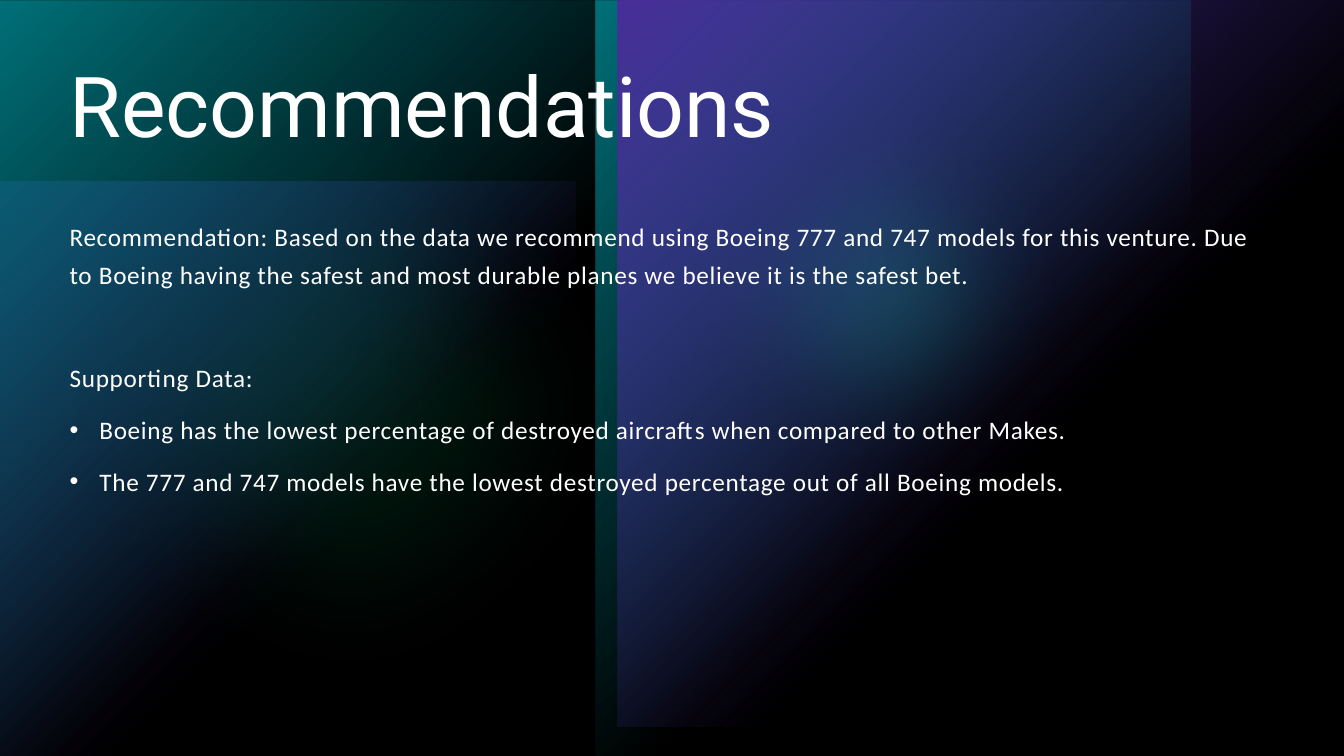
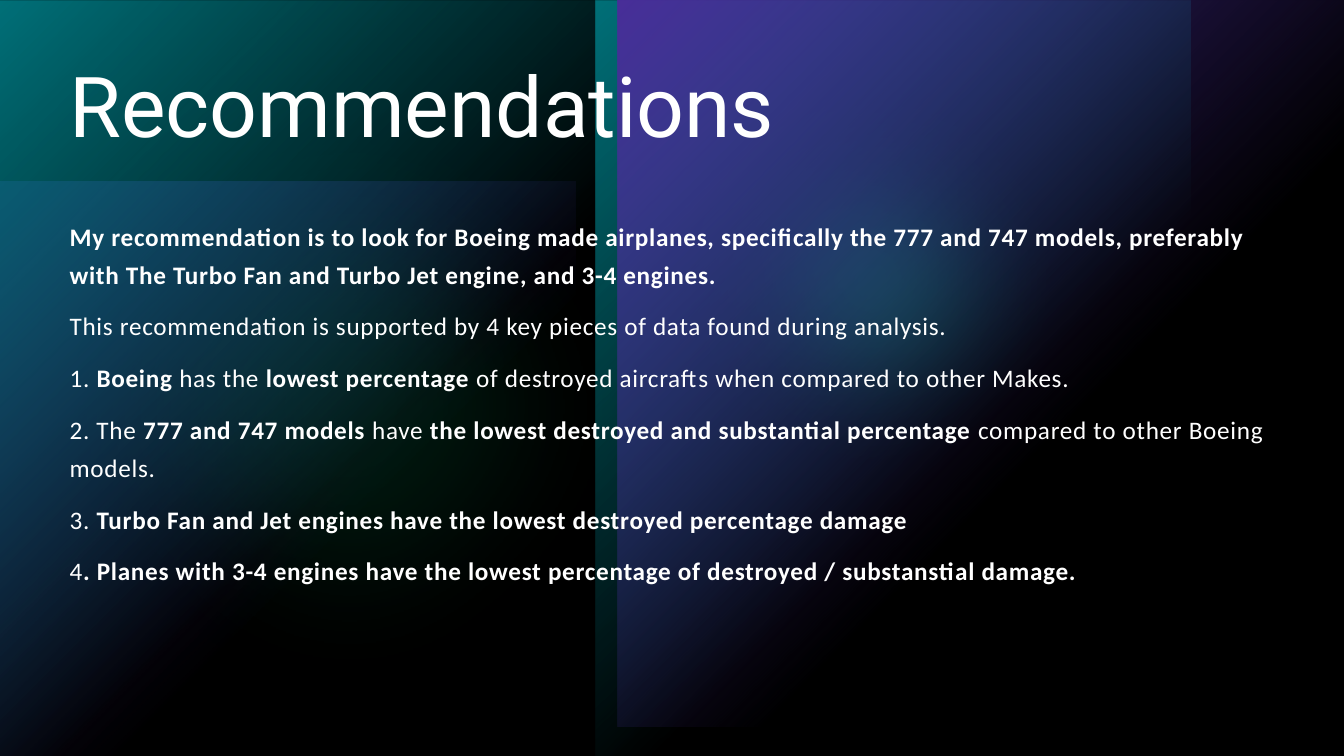
Before and after one commit to alecs1523/Aviation_Data_Analysis, a slide deck: slide 9 of phase_1_aviation_analysis.pptx (slide 11 before the commit). Drawn at 1344x756 pixels with LibreOffice and Linux fonts; fonts in the diff are those of the drawing. Boxes give left, top, right and bottom in pixels: in the first picture for what was removed or moved away, otherwise in the second. Text is boxed around its words. In the diff, an @@ line names an element or a change of style, - is before the commit and + after.

```diff
--- a/phase_1_aviation_analysis.pptx
+++ b/phase_1_aviation_analysis.pptx
@@ text at bbox=[70, 225, 1263, 587]: text changed; bold on @@
-Recommendation: Based on the data we recommend using Boeing 777 and 747 models for this venture. Due to Boeing having the safest and most durable planes we believe it is the safest bet.
-Supporting Data:
-• Boeing has the lowest percentage of destroyed aircrafts when compared to other Makes.
-• The 777 and 747 models have the lowest destroyed percentage out of all Boeing models.
+My recommendation is to look for Boeing made airplanes, specifically the 777 and 747 models, preferably with The Turbo Fan and Turbo Jet engine, and 3-4 engines.
+This recommendation is supported by 4 key pieces of data found during analysis.
+1. Boeing has the lowest percentage of destroyed aircrafts when compared to other Makes.
+2. The 777 and 747 models have the lowest destroyed and substantial percentage compared to other Boeing models.
+3. Turbo Fan and Jet engines have the lowest destroyed percentage damage
+4. Planes with 3-4 engines have the lowest percentage of destroyed / substanstial damage.
```
Also in this commit, not shown: 3 other slides changed, 2 slides added, 4 slides removed, 2 other files.
